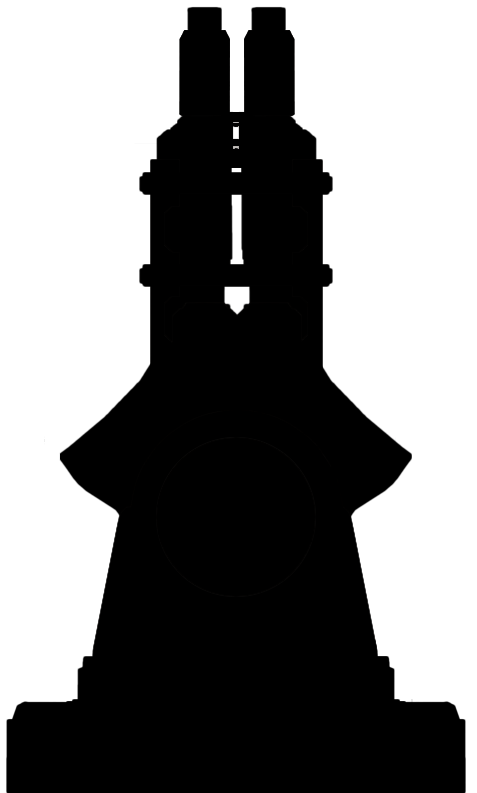
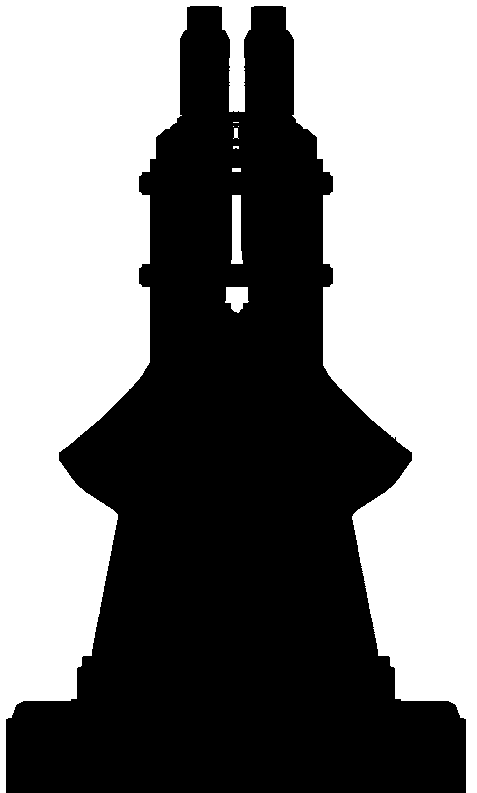
The second 477x793 image is a revision of the first. Changes to its layers:
painted on "Слой 3" over [6, 410, 466, 793]
painted on "Слой 2" over [44, 143, 412, 642]
painted on "Слой 1" over [156, 6, 317, 342]
